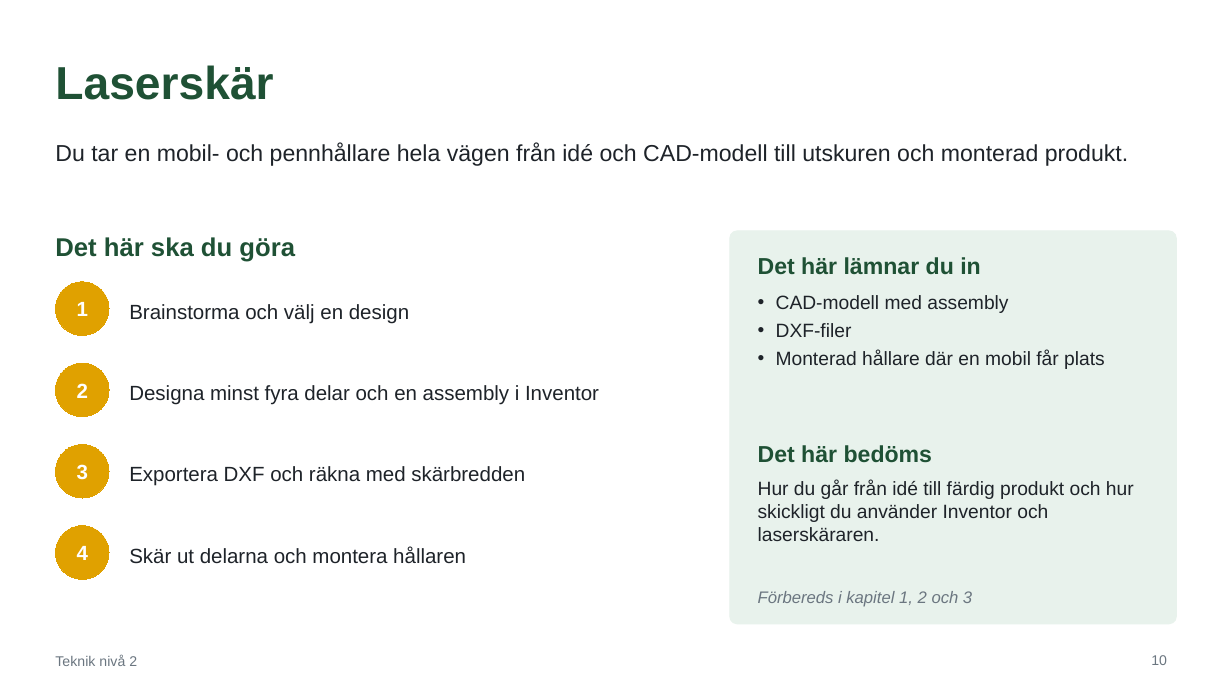
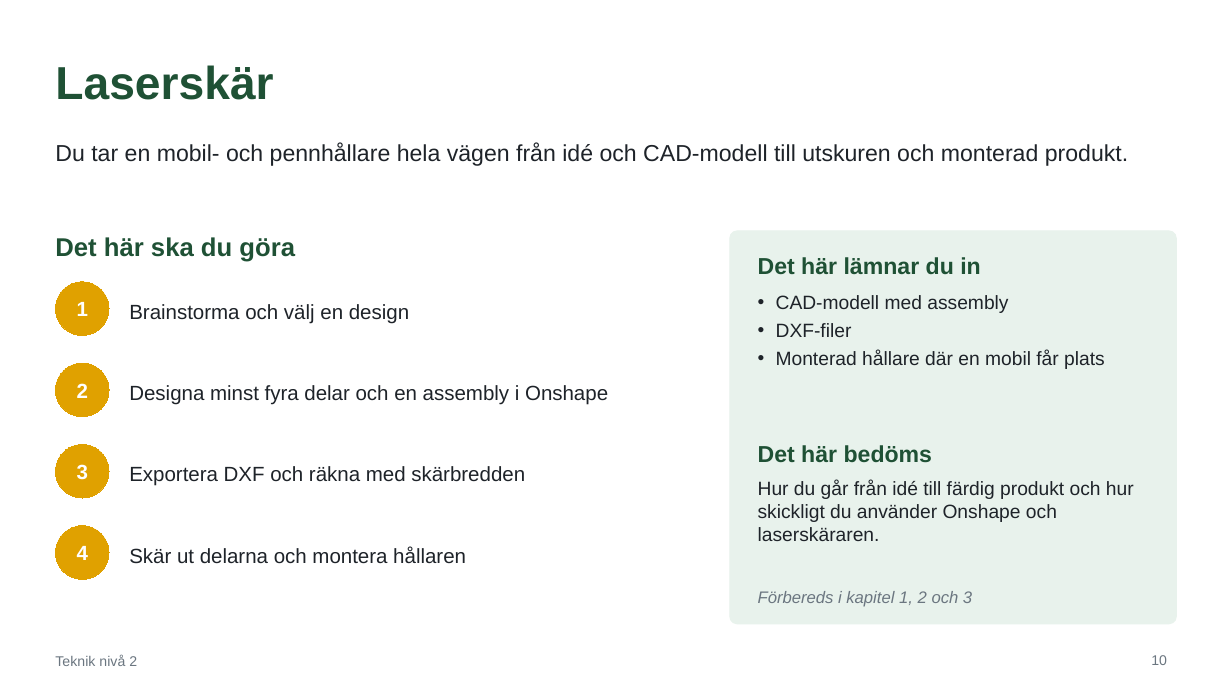
Before and after one commit to abbindustrigymnasium/teknik2, a slide deck: slide 10 of Teknik 2 - Kurspresentation.pptx. Drawn at 1232x693 pixels with LibreOffice and Linux fonts; fonts in the diff are those of the drawing. Boxes give left, top, right and bottom in pixels: in the first picture for what was removed or moved away, otherwise in the second. Text is boxed around its words. In the diff, an @@ line names an element or a change of style, - is before the commit and + after.

```diff
--- a/Teknik 2 - Kurspresentation.pptx
+++ b/Teknik 2 - Kurspresentation.pptx
@@ text at <box>129,385,608,405</box>: text changed @@
-Designa minst fyra delar och en assembly i Inventor
+Designa minst fyra delar och en assembly i Onshape
@@ text at <box>758,480,1134,541</box>: text changed @@
-Hur du går från idé till färdig produkt och hur skickligt du använder Inventor och laserskäraren.
+Hur du går från idé till färdig produkt och hur skickligt du använder Onshape och laserskäraren.
```
Also in this commit, not shown: 1 other slide changed, 13 other files.
